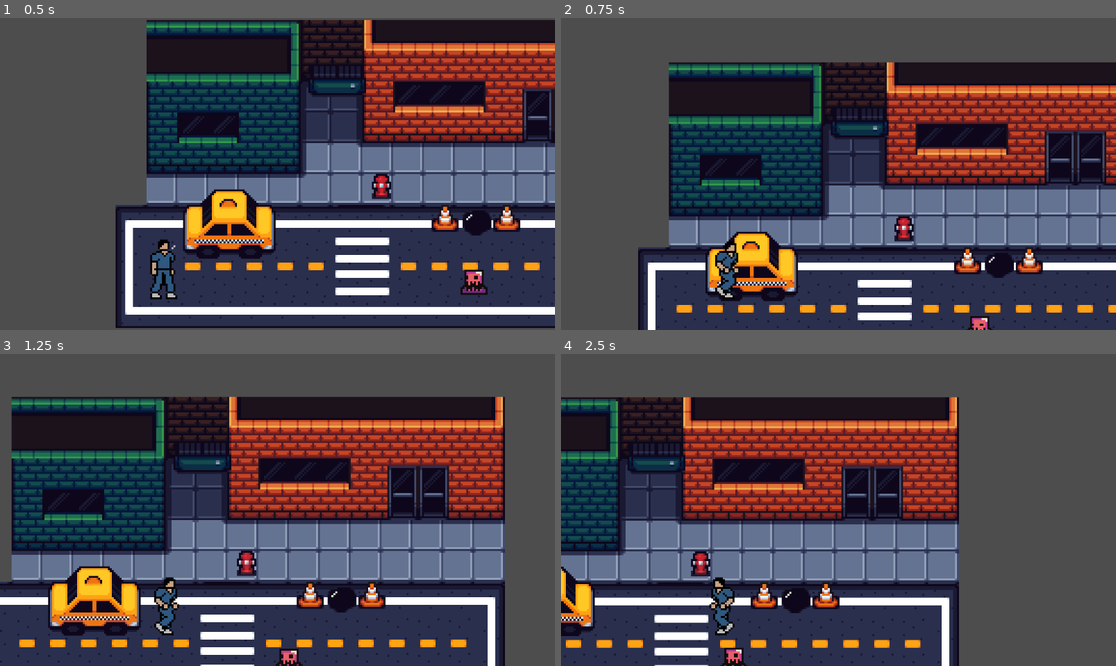
Above: before the commit, frames 1-4 (two rows, left to right).
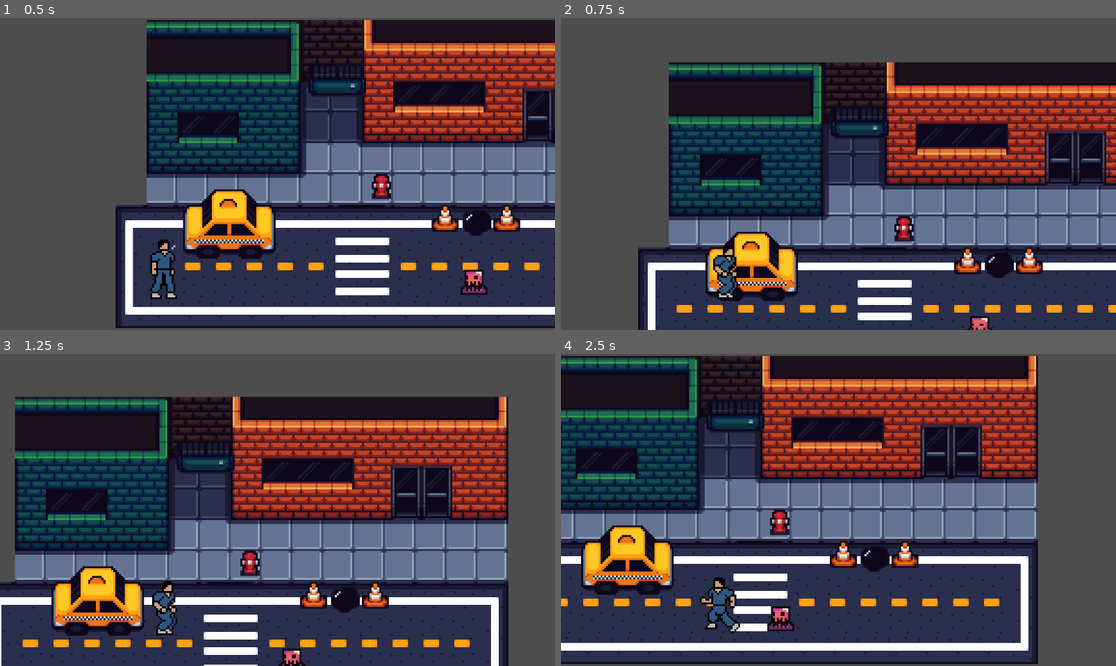
Above: after the commit, the same moments.

Repository: xamalvaro/beatem-up
Game: Godot game, scene res://scenes/game.tscn
Same seed, same stepped clock (60 frames per second), same inputs: the game is played once before the commit and once after it.
Inputs:
- Up to frame 1 (0.5 s): no input
- Up to frame 2 (0.75 s): tap Enter (ui_accept) at 0.5, 0.6 s; hold Right (ui_right) from 0.53 s (still down)
- Up to frame 3 (1.25 s): keep holding Right (ui_right); tap Enter (ui_accept) at 0.77, 1.07 s
- Up to frame 4 (2.5 s): tap F (attack_a) at 1.35 s; tap Enter (ui_accept) at 1.52, 1.55, 1.82, 2.3 s; release Right (ui_right) at 2.03 s; hold Left (ui_left) from 2.03 s (still down); tap G (attack_b) at 2.1 s

Frame 1 is identical in both runs. In frame 2, 0.5% of the frame differs, in the area x 27-33%, y 71-91%; in frame 3, 16%; in frame 4, 70%, in the area x 0-86%, y 0-100%.

Commit message:
Fully implemented Run,Jump,Idle States
- added nodes under the maindude stateMachine with three nodes, Run, Jump, and Idle
- changed maindude.gd scripts to have only constant values since everything else is being handled by the state_machine script

Diff:
--- a/scenes/main_dude.tscn
+++ b/scenes/main_dude.tscn
@@ -1,7 +1,11 @@
-[gd_scene load_steps=20 format=3 uid="uid://exq70yhws4mk"]
+[gd_scene load_steps=24 format=3 uid="uid://exq70yhws4mk"]
 
 [ext_resource type="Script" uid="uid://doiw5774umhol" path="res://scripts/main_dude.gd" id="1_imk3f"]
 [ext_resource type="Texture2D" uid="uid://cdst75kjukgw5" path="res://assets/Don's sprite animation/Player_Concept.png" id="2_n3ej1"]
+[ext_resource type="Script" uid="uid://utnr0olxvfqi" path="res://scripts/States/player_state_machine.gd" id="3_n3ej1"]
+[ext_resource type="Script" uid="uid://dt5j6mpvak21a" path="res://scripts/States/idle_state.gd" id="4_vk2w2"]
+[ext_resource type="Script" uid="uid://c3ehcg6mord4t" path="res://scripts/States/run_state.gd" id="5_cstp5"]
+[ext_resource type="Script" uid="uid://rqx1guppwde8" path="res://scripts/States/jump_state.gd" id="6_w0us6"]
 
 [sub_resource type="AtlasTexture" id="AtlasTexture_beasg"]
 atlas = ExtResource("2_n3ej1")
@@ -140,3 +144,16 @@
 
 [node name="CollisionShape2D" type="CollisionShape2D" parent="."]
 shape = SubResource("CapsuleShape2D_lkuin")
+
+[node name="State_machine" type="Node" parent="." node_paths=PackedStringArray("initial_state")]
+script = ExtResource("3_n3ej1")
+initial_state = NodePath("Idle")
+
+[node name="Idle" type="Node" parent="State_machine"]
+script = ExtResource("4_vk2w2")
+
+[node name="Run" type="Node" parent="State_machine"]
+script = ExtResource("5_cstp5")
+
+[node name="Jump" type="Node" parent="State_machine"]
+script = ExtResource("6_w0us6")
--- a/scripts/main_dude.gd
+++ b/scripts/main_dude.gd
@@ -1,30 +1,7 @@
 extends CharacterBody2D
-
 
 const SPEED = 100.0
 const JUMP_VELOCITY = -200.0
 
-
-func _physics_process(delta: float) -> void:
-	# Add the gravity.
-	if not is_on_floor():
-		velocity += get_gravity() * delta
-
-	# Handle jump.
-	if Input.is_action_just_pressed("ui_accept") and is_on_floor():
-		velocity.y = JUMP_VELOCITY
-		$AnimatedSprite2D.play("jumping")
-
-	# Get the input direction and handle the movement/deceleration.
-	# As good practice, you should replace UI actions with custom gameplay actions.
-	var direction := Input.get_axis("ui_left", "ui_right")
-	if direction !=0:
-		velocity.x = direction * SPEED
-		$AnimatedSprite2D.flip_h=direction <0
-		$AnimatedSprite2D.play("run")
-	else:
-		$AnimatedSprite2D.play("idle")
-		velocity.x = move_toward(velocity.x, 0, SPEED)
-
-
-	move_and_slide()
+# The state machine will handle all the logic now
+# We just need these constants available
